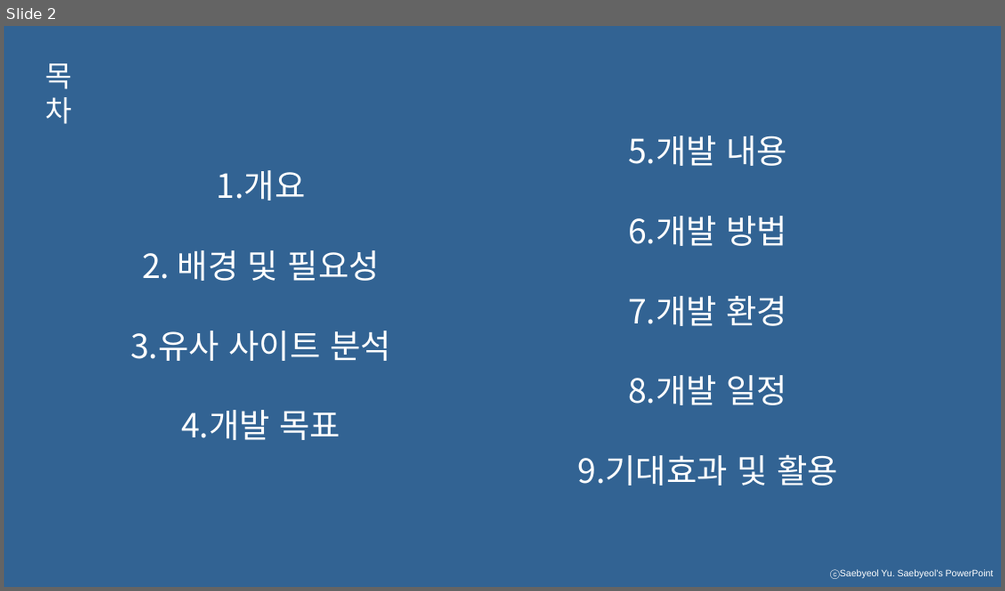
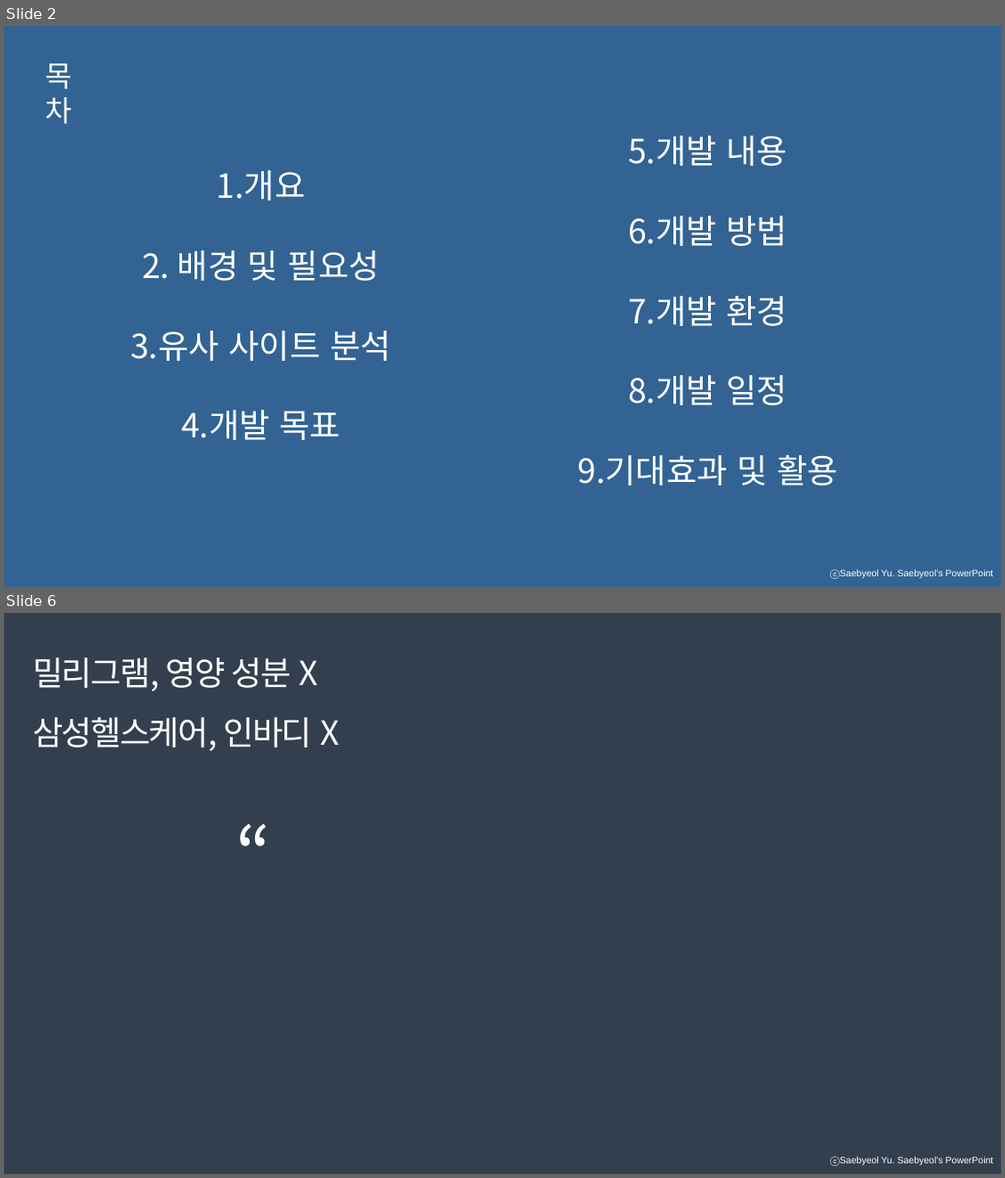
Before and after one commit to developerYHLee/University_Homework, a slide deck: 기말과제.pptx. Shown one above the other, each under a label of ours: slide 2 before the commit, slides 2 and 6 after it; the slides between them are not shown. The pictures are 1005x591 and 1005x1178 pixels, drawn with LibreOffice and Linux fonts; fonts in the diff are those of the drawing. Boxes give left, top, right and bottom in pixels: in the first picture for what was removed or moved away, otherwise in the second. Text is boxed around its words. In the diff, an @@ line names an element or a change of style, - is before the commit and + after.

```diff
--- a/기말과제.pptx
+++ b/기말과제.pptx
@@ slide 6 added at bbox=[4, 613, 1001, 1174], background #333F50; not listed: 1 template element that a slide beside it also shows @@
@@ text added at bbox=[32, 657, 339, 751], 32 pt, text #FFFFFF @@
+밀리그램, 영양 성분 X
+삼성헬스케어, 인바디 X
@@ text added at bbox=[228, 803, 280, 901], 72 pt, text #FFFFFF @@
+“
```
Also in this commit, not shown: 3 slides changed, 1 other slide added, 2 slides removed.
